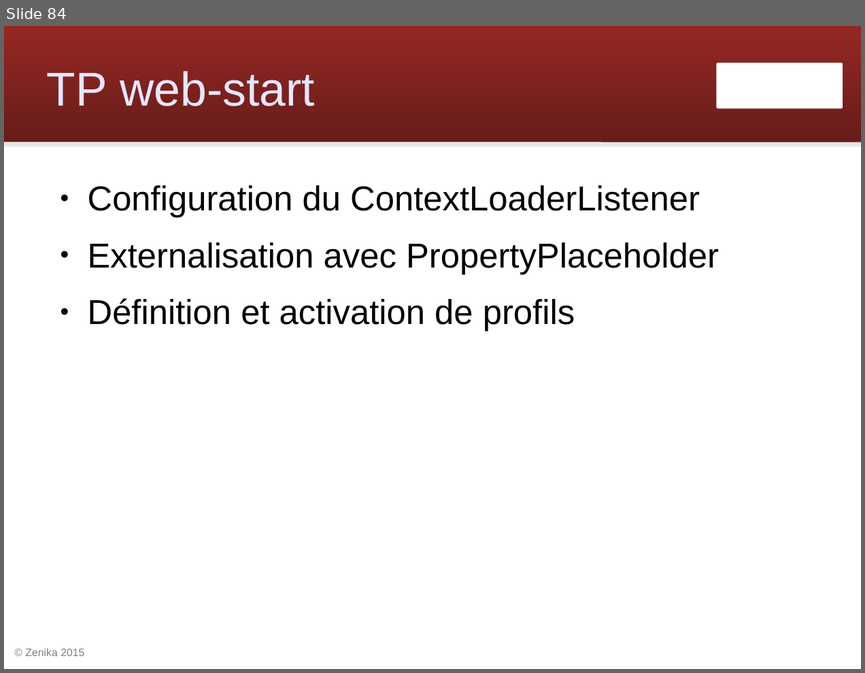
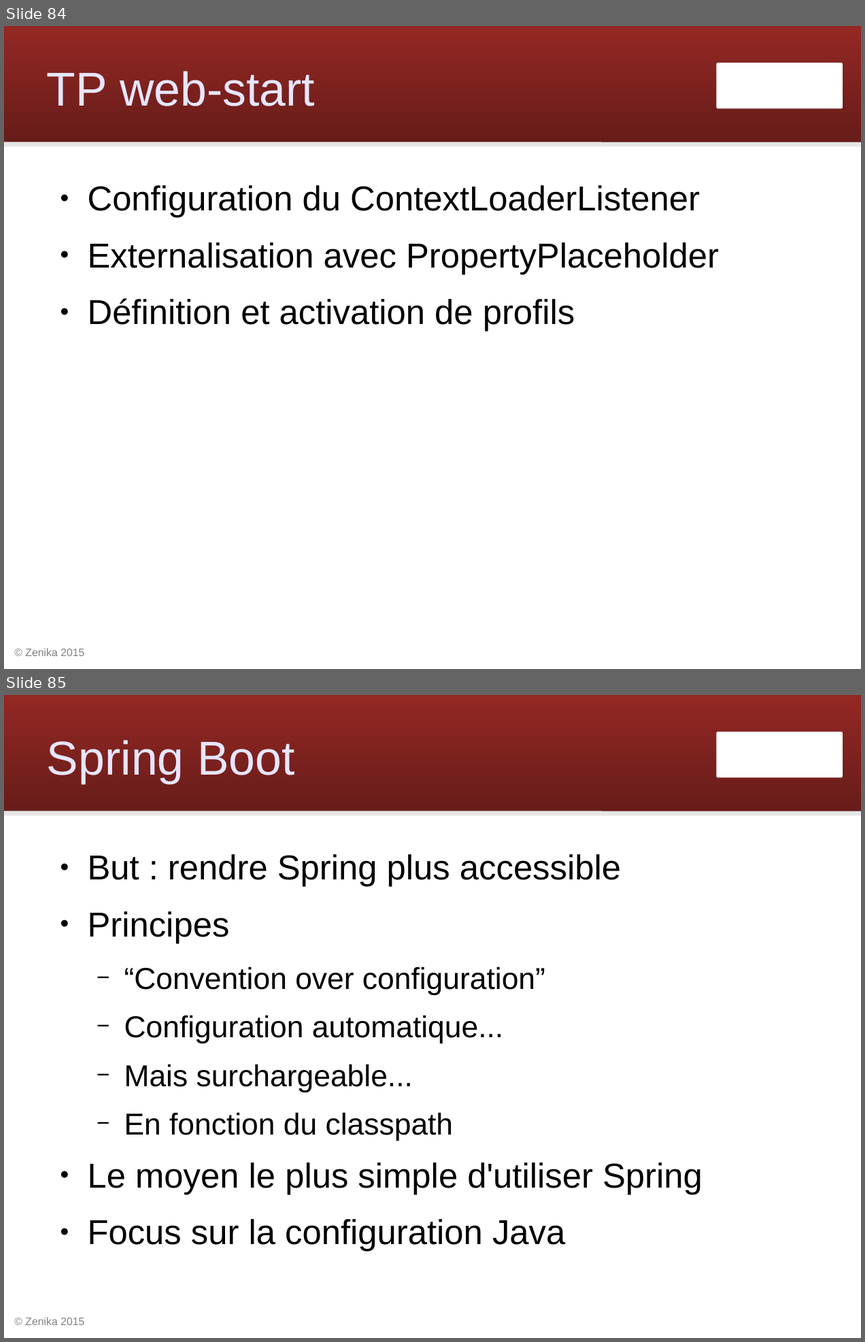
Before and after one commit to Zenika/workshop-spring-core, a slide deck: spring-workshop.odp. Shown one above the other, each under a label of ours: slide 84 before the commit, slides 84 and 85 after it. The pictures are 865x673 and 865x1342 pixels, drawn with LibreOffice and Linux fonts; fonts in the diff are those of the drawing; background and template pictures are left out. Boxes give left, top, right and bottom in pixels: in the first picture for what was removed or moved away, otherwise in the second. Text is boxed around its words. In the diff, an @@ line names an element or a change of style, - is before the commit and + after.

Commit message:
Créer les slides Spring Boot

```diff
--- a/spring-workshop.odp
+++ b/spring-workshop.odp
@@ slide 85 added at (4,695,861,1338), background #FFFFFF; not listed: 4 template elements that a slide beside it also shows @@
@@ title added at (47,740,295,783), 44 pt, text #E6E6FF @@
+Spring Boot
@@ text added at (88,854,702,1251), 32 pt, text #000000 @@
+● But : rendre Spring plus accessible
+● Principes
+  − “Convention over configuration”
+  − Configuration automatique...
+  − Mais surchargeable...
+  − En fonction du classpath
+● Le moyen le plus simple d'utiliser Spring
+● Focus sur la configuration Java
```
Also in this commit, not shown: 1 slide changed, 21 other slides added, 4 other files.
